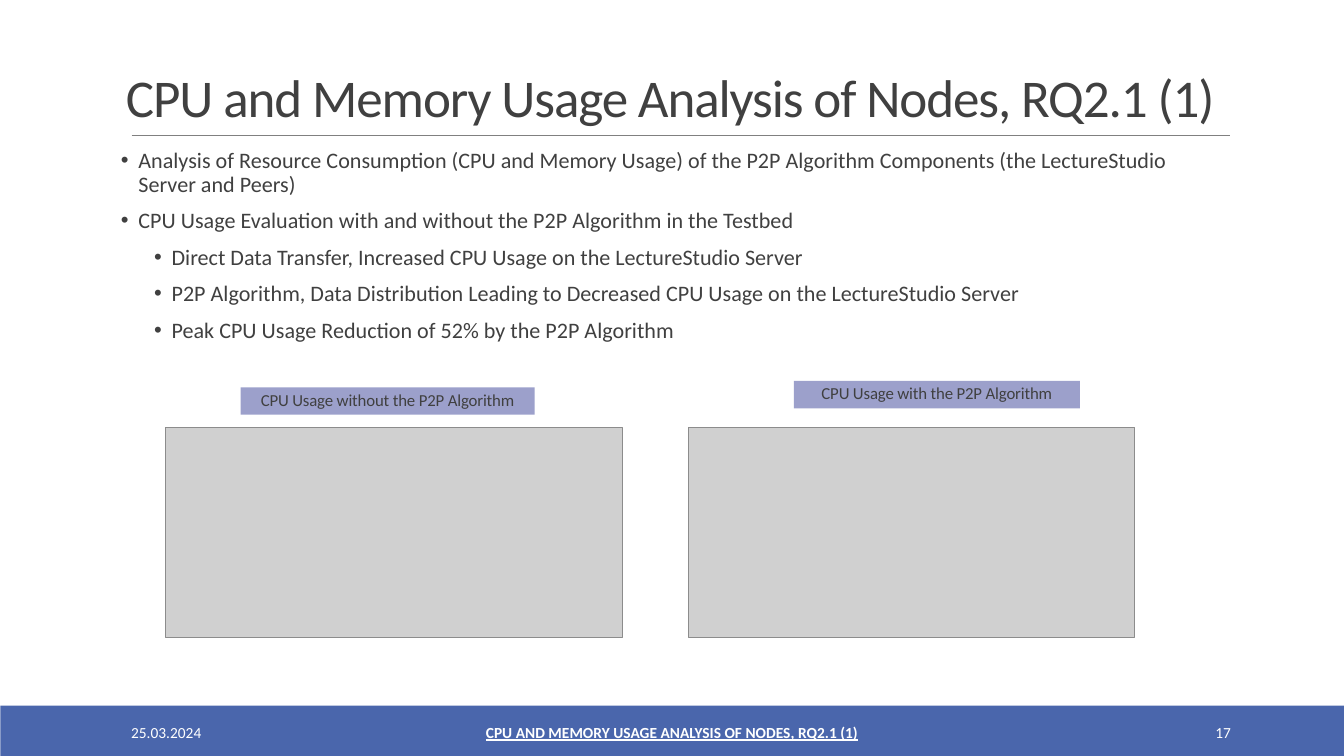
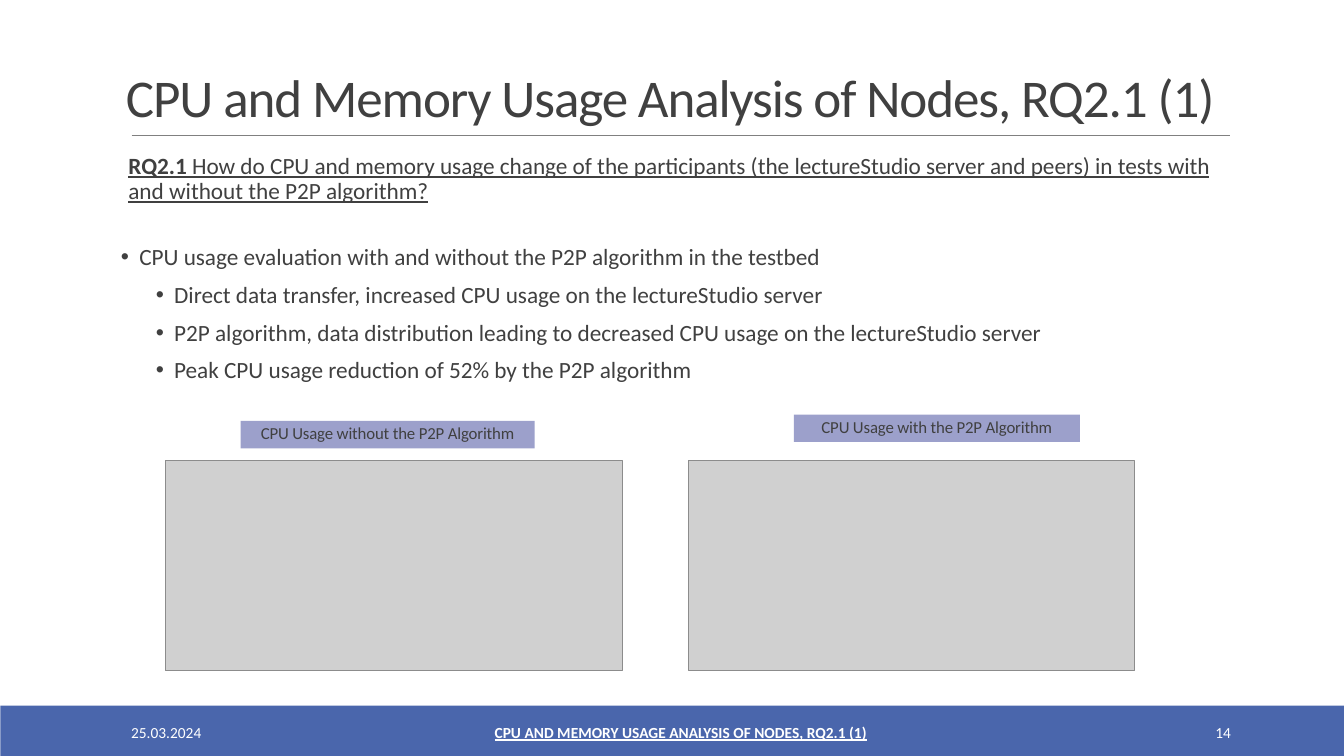
Before and after one commit to oezcankaraca/abschlussvortrag, a slide deck: slide 14 of Abschlussvortrag.pptx (slide 17 before the commit). Drawn at 1344x756 pixels with LibreOffice and Linux fonts; fonts in the diff are those of the drawing; grey boxes stand for pictures. Boxes give left, top, right and bottom in pixels: in the first picture for what was removed or moved away, otherwise in the second. Text is boxed around its words. In the diff, an @@ line names an element or a change of style, - is before the commit and + after.

```diff
--- a/Abschlussvortrag.pptx
+++ b/Abschlussvortrag.pptx
@@ text at [128, 157, 1210, 382]: text changed; size 15.8 to 16.6 pt @@
-• Analysis of Resource Consumption (CPU and Memory Usage) of the P2P Algorithm Components (the LectureStudio Server and Peers)
-• CPU Usage Evaluation with and without the P2P Algorithm in the Testbed
-  • Direct Data Transfer, Increased CPU Usage on the LectureStudio Server
-  • P2P Algorithm, Data Distribution Leading to Decreased CPU Usage on the LectureStudio Server
-  • Peak CPU Usage Reduction of 52% by the P2P Algorithm
+  RQ2.1 How do CPU and memory usage change of the participants (the lectureStudio server and peers) in tests with and without the P2P algorithm?
+• CPU usage evaluation with and without the P2P algorithm in the testbed
+  • Direct data transfer, increased CPU usage on the lectureStudio server
+  • P2P algorithm, data distribution leading to decreased CPU usage on the lectureStudio server
+  • Peak CPU usage reduction of 52% by the P2P algorithm
@@ 2 pictures, 2 rectangles: place and size @@
-2 pictures, 2 rectangles at [165, 381, 1134, 637]
+2 pictures, 2 rectangles at [165, 414, 1134, 670]
@@ text "CPU AND MEMORY USAGE ANALYSIS ...": place and size @@
-text "CPU AND MEMORY USAGE ANALYSIS ..." at [486, 727, 857, 741]
+text "CPU AND MEMORY USAGE ANALYSIS ..." at [495, 727, 866, 741]
@@ page number at [1215, 728, 1231, 738]: text changed @@
-17
+14
```
Also in this commit, not shown: 20 other slides changed, 2 slides removed, 2 other files.
